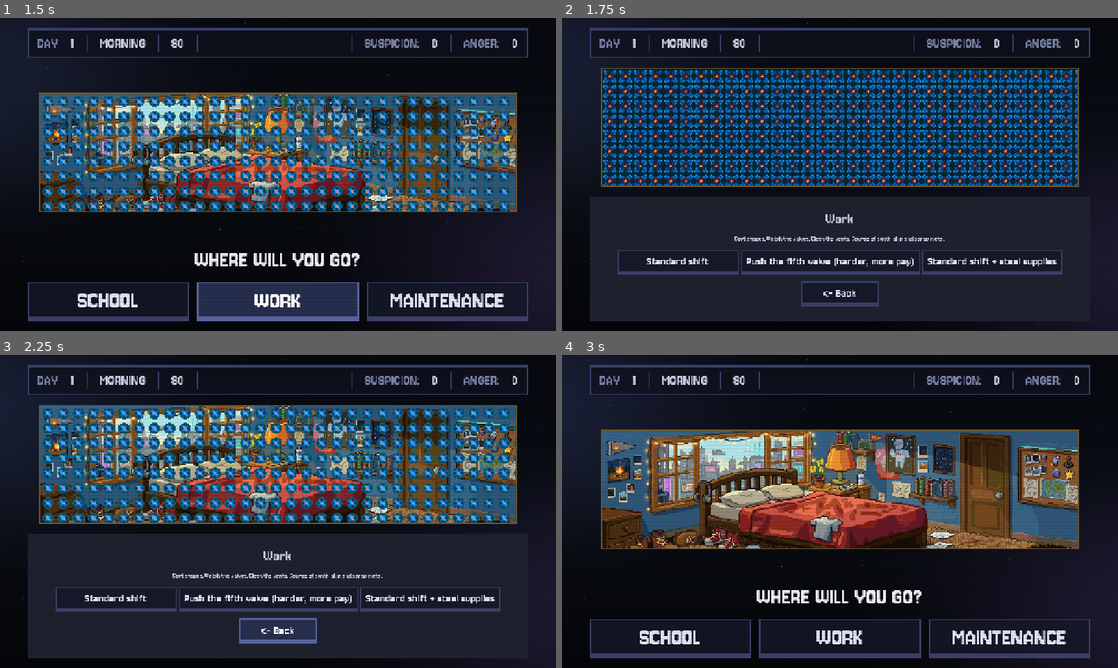
Above: before the commit, frames 1-4 (two rows, left to right).
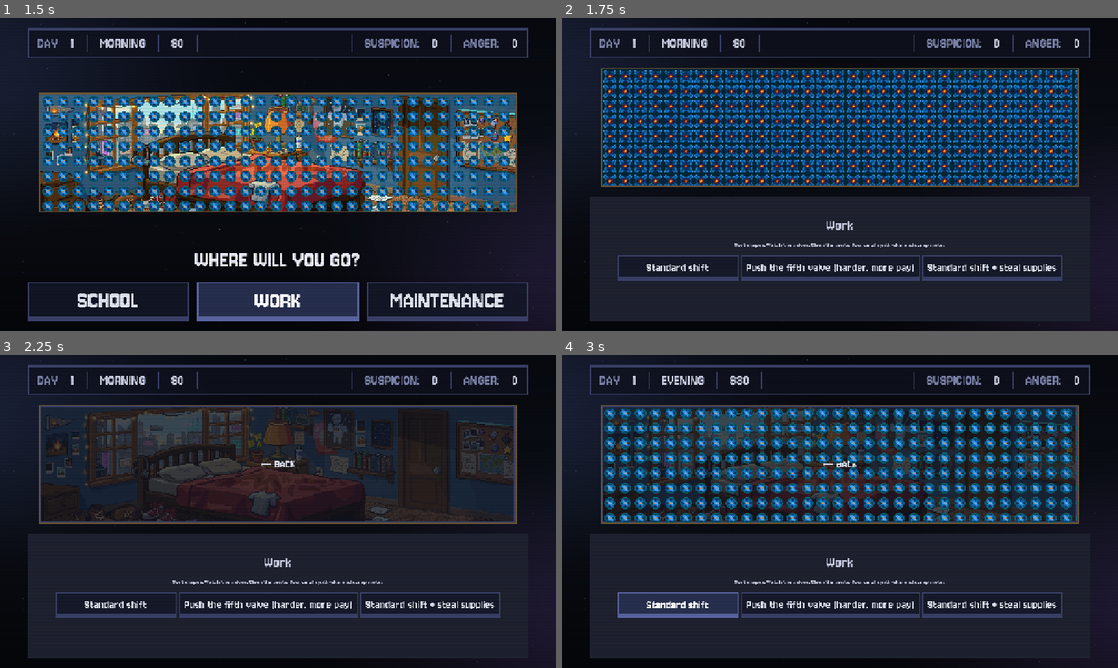
Above: after the commit, the same moments.

Repository: ExterrMatt/RobotStressTest
Game: Godot game, scene res://scenes/Main.tscn
Two runs of this game, one before a commit and one after it. Both use one fixed random seed, a clock stepped at 60 frames per second and the inputs below.
Inputs (mouse positions are in pixels of both pictures, inside the frame that each line leads up to):
- Up to frame 1 (1.5 s): click "SCHOOL" at 0.5 s; click "WORK" at 1.25 s
- Up to frame 2 (1.75 s): no input
- Up to frame 3 (2.25 s): click "<- Back" (after the commit: "← BACK") at 2 s
- Up to frame 4 (3 s): click (678, 605) at 2.75 s, where only the run after the commit has a clickable "Standard shift"

Frame 1 is identical in both runs. In frame 2, 4.8% of the frame differs, in the area x 10-90%, y 62-93%; in frame 3, 36%; in frame 4, 55%, in the area x 5-95%, y 5-97%.

Commit message:
school part 4

Diff:
--- a/scenes/Main.gd
+++ b/scenes/Main.gd
@@ -49,6 +49,10 @@
 @onready var teacher_tag: PanelContainer = %TeacherTag
 @onready var teacher_name_label: Label = %TeacherNameLabel
 @onready var teacher_subject_label: Label = %SubjectLabel
+## Bottom-right pill button inside the picture frame, mirroring the teacher
+## tag in the bottom-left. Locations call show_corner_button() to mount a
+## "Back"/"Continue"/etc. action here; Main hides it at transition midpoints.
+@onready var corner_button: Button = %CornerButton
 
 # Selection screen / location host
 @onready var selection_screen: VBoxContainer = %SelectionScreen
@@ -169,6 +173,7 @@
 
 	scene_image.texture = PHASE_BACKGROUNDS.get(GameState.phase, _default_scene_image)
 	hide_teacher_portrait()
+	hide_corner_button()
 
 
 func _build_location_button(loc: LocationData) -> Button:
@@ -314,3 +319,25 @@
 	teacher_portrait.visible = false
 	teacher_portrait.texture = null
 	teacher_tag.visible = false
+
+
+## Show a button in the bottom-right of the framed picture, mirroring the
+## teacher tag in the bottom-left. Use for back/continue/finish actions
+## that should live inside the frame instead of in the location's layout.
+##
+## Calling this with a different label/callback while the button is already
+## visible replaces the previous binding cleanly - no stale handlers.
+func show_corner_button(label: String, on_pressed: Callable) -> void:
+	# Drop any previous connection so we don't fire stale callbacks.
+	for conn in corner_button.pressed.get_connections():
+		corner_button.pressed.disconnect(conn["callable"])
+	corner_button.text = label
+	if on_pressed.is_valid():
+		corner_button.pressed.connect(on_pressed)
+	corner_button.visible = true
+
+
+func hide_corner_button() -> void:
+	for conn in corner_button.pressed.get_connections():
+		corner_button.pressed.disconnect(conn["callable"])
+	corner_button.visible = false
--- a/scenes/Main.tscn
+++ b/scenes/Main.tscn
@@ -6,6 +6,42 @@
 [ext_resource type="PackedScene" path="res://scenes/Transition.tscn" id="scene_transition"]
 [ext_resource type="Script" uid="uid://bij0sdu6ci27g" path="res://scenes/Main.gd" id="script_main"]
 
+[sub_resource type="StyleBoxFlat" id="sb_corner_normal"]
+content_margin_left = 12.0
+content_margin_top = 4.0
+content_margin_right = 12.0
+content_margin_bottom = 4.0
+bg_color = Color(0.059, 0.071, 0.118, 0.75)
+border_width_left = 3
+border_width_top = 3
+border_width_right = 3
+border_width_bottom = 3
+border_color = Color(0.227, 0.251, 0.408, 1)
+
+[sub_resource type="StyleBoxFlat" id="sb_corner_pressed"]
+content_margin_left = 12.0
+content_margin_top = 6.0
+content_margin_right = 12.0
+content_margin_bottom = 2.0
+bg_color = Color(0.118, 0.141, 0.235, 0.85)
+border_width_left = 3
+border_width_top = 3
+border_width_right = 3
+border_width_bottom = 3
+border_color = Color(0.353, 0.392, 0.627, 1)
+
+[sub_resource type="StyleBoxFlat" id="sb_corner_hover"]
+content_margin_left = 12.0
+content_margin_top = 4.0
+content_margin_right = 12.0
+content_margin_bottom = 4.0
+bg_color = Color(0.118, 0.141, 0.235, 0.85)
+border_width_left = 3
+border_width_top = 3
+border_width_right = 3
+border_width_bottom = 3
+border_color = Color(0.353, 0.392, 0.627, 1)
+
 [node name="Main" type="Control" unique_id=519059982]
 layout_mode = 3
 anchors_preset = 15
@@ -158,6 +194,7 @@
 texture_filter = 1
 custom_minimum_size = Vector2(900, 225)
 layout_mode = 2
+mouse_filter = 2
 texture = ExtResource("3_rarhs")
 expand_mode = 1
 
@@ -219,7 +256,7 @@
 theme_type_variation = &"HUDLabel"
 text = "SUBJECT"
 
-[node name="Transition" parent="UI/VBox/FrameWrap/FrameOuter/FrameInsetDark/FrameInsetMid/SceneImage" unique_id=1960514834 instance=ExtResource("scene_transition")]
+[node name="Transition" parent="UI/VBox/FrameWrap/FrameOuter/FrameInsetDark/FrameInsetMid/SceneImage" unique_id=1360254190 instance=ExtResource("scene_transition")]
 unique_name_in_owner = true
 z_index = 3
 layout_mode = 1
@@ -228,6 +265,23 @@
 anchor_bottom = 1.0
 grow_horizontal = 2
 grow_vertical = 2
+
+[node name="CornerButton" type="Button" parent="UI/VBox/FrameWrap/FrameOuter/FrameInsetDark/FrameInsetMid/SceneImage" unique_id=1931877156]
+unique_name_in_owner = true
+visible = false
+z_index = 2
+layout_mode = 0
+offset_right = 1094.0
+offset_bottom = 269.0
+grow_horizontal = 0
+grow_vertical = 0
+mouse_default_cursor_shape = 2
+theme_override_font_sizes/font_size = 28
+theme_override_styles/normal = SubResource("sb_corner_normal")
+theme_override_styles/pressed = SubResource("sb_corner_pressed")
+theme_override_styles/hover = SubResource("sb_corner_hover")
+theme_override_styles/focus = SubResource("sb_corner_hover")
+text = "BUTTON"
 
 [node name="RivetTL" type="ColorRect" parent="UI/VBox/FrameWrap/FrameOuter" unique_id=397116627]
 layout_mode = 2
--- a/scenes/locations/School.gd
+++ b/scenes/locations/School.gd
@@ -255,7 +255,6 @@
 @onready var dialogue_label: RichTextLabel = %DialogueLabel
 @onready var prompt_label: Label = %PromptLabel
 @onready var choice_grid: GridContainer = %ChoiceGrid
-@onready var continue_button: Button = %ContinueButton
 
 # --- Run state ---
 var _current_teacher: Dictionary = {}
@@ -270,7 +269,6 @@
 func _ready() -> void:
 	_pick_teacher_and_question()
 	_enter_lecture()
-	continue_button.pressed.connect(_on_continue_pressed)
 
 
 func _pick_teacher_and_question() -> void:
@@ -299,8 +297,7 @@
 	prompt_label.visible = false
 	_clear_choice_buttons()
 	choice_grid.visible = false
-	continue_button.text = "CONTINUE"
-	continue_button.visible = true
+	_show_corner("CONTINUE")
 
 
 # --- Question phase ---
@@ -312,7 +309,7 @@
 	prompt_label.text = _current_question["prompt"]
 	prompt_label.visible = true
 
-	continue_button.visible = false
+	_hide_corner()
 	_clear_choice_buttons()
 	choice_grid.visible = true
 
@@ -349,8 +346,7 @@
 	dialogue_label.append_text("\n\n%s" % feedback)
 
 	prompt_label.visible = false
-	continue_button.text = "CLASS ENDS  →"
-	continue_button.visible = true
+	_show_corner("CLASS ENDS  →")
 
 
 # --- Post-class phase ---
@@ -363,7 +359,7 @@
 	prompt_label.text = "WHAT DO YOU DO?"
 	prompt_label.visible = true
 
-	continue_button.visible = false
+	_hide_corner()
 	_clear_choice_buttons()
 	choice_grid.visible = true
 
@@ -394,8 +390,22 @@
 		SchoolPhase.QUESTION:
 			_enter_post_class()
 		SchoolPhase.POST_CLASS:
-			# Should never hit - continue button is hidden in this phase.
+			# Should never hit - corner button is hidden in this phase.
 			_finish_school()
+
+
+## Mount the bottom-right corner button on Main with `label`, bound to
+## _on_continue_pressed. Main owns the button node; we just request it.
+func _show_corner(label: String) -> void:
+	var main: Node = get_tree().current_scene
+	if main and main.has_method("show_corner_button"):
+		main.show_corner_button(label, _on_continue_pressed)
+
+
+func _hide_corner() -> void:
+	var main: Node = get_tree().current_scene
+	if main and main.has_method("hide_corner_button"):
+		main.hide_corner_button()
 
 
 func _finish_school() -> void:
--- a/scenes/locations/School.tscn
+++ b/scenes/locations/School.tscn
@@ -9,6 +9,7 @@
 anchor_bottom = 1.0
 grow_horizontal = 2
 grow_vertical = 2
+mouse_filter = 2
 script = ExtResource("1")
 
 [node name="MarginContainer" type="MarginContainer" parent="." unique_id=1225409525]
@@ -64,10 +65,3 @@
 theme_override_constants/h_separation = 18
 theme_override_constants/v_separation = 18
 columns = 3
-
-[node name="ContinueButton" type="Button" parent="MarginContainer/VBox" unique_id=195725941]
-unique_name_in_owner = true
-custom_minimum_size = Vector2(0, 64)
-layout_mode = 2
-theme_override_font_sizes/font_size = 32
-text = "CONTINUE"
--- a/scenes/locations/StubLocation.gd
+++ b/scenes/locations/StubLocation.gd
@@ -5,6 +5,10 @@
 ## representing possible outcomes ("good run", "bad run", "with stealing", etc).
 ## Each button's rewards are configured via @export below so we can tune
 ## per-location feel without changing code.
+##
+## The back action lives in Main's bottom-right corner button (inside the
+## picture frame), mounted on _ready and torn down when the location ends
+## or when the transition's midpoint clears it.
 ##
 ## Replace this entire script with a real minigame scene script when ready.
 
@@ -29,7 +33,6 @@
 @onready var blurb_label: Label = %BlurbLabel
 @onready var background_rect: TextureRect = %BackgroundRect
 @onready var button_container: HFlowContainer = %ButtonContainer
-@onready var back_button: Button = %BackButton
 
 
 func _ready() -> void:
@@ -50,7 +53,10 @@
 		btn.pressed.connect(_on_outcome_pressed.bind(outcome))
 		button_container.add_child(btn)
 
-	back_button.pressed.connect(_on_back_pressed)
+	# Mount the back button inside the picture frame (bottom-right corner).
+	var main: Node = get_tree().current_scene
+	if main and main.has_method("show_corner_button"):
+		main.show_corner_button("← BACK", _on_back_pressed)
 
 
 func _on_outcome_pressed(outcome: Dictionary) -> void:
@@ -65,4 +71,5 @@
 
 func _on_back_pressed() -> void:
 	# Free action - return to selection without advancing the phase.
+	# (Main hides the corner button at the transition midpoint.)
 	finish(0, 0, 0, {}, true)
--- a/scenes/locations/StubLocation.tscn
+++ b/scenes/locations/StubLocation.tscn
@@ -1,18 +1,6 @@
 [gd_scene format=3 uid="uid://cyie4hrdescw1"]
 
 [ext_resource type="Script" uid="uid://13rdjjwlfkua" path="res://scenes/locations/StubLocation.gd" id="1"]
-
-[sub_resource type="StyleBoxFlat" id="StyleBoxFlat_ly3c6"]
-content_margin_left = 12.0
-content_margin_top = 12.0
-content_margin_right = 12.0
-content_margin_bottom = 14.0
-bg_color = Color(0.078, 0.094, 0.157, 0.85)
-border_width_left = 3
-border_width_top = 3
-border_width_right = 3
-border_width_bottom = 9
-border_color = Color(0.227, 0.251, 0.408, 1)
 
 [node name="StubLocation" type="Control" unique_id=1071900094]
 layout_mode = 3
@@ -21,6 +9,7 @@
 anchor_bottom = 1.0
 grow_horizontal = 2
 grow_vertical = 2
+mouse_filter = 2
 script = ExtResource("1")
 
 [node name="BackgroundRect" type="TextureRect" parent="." unique_id=2043447773]
@@ -82,11 +71,3 @@
 theme_override_constants/h_separation = 6
 theme_override_constants/v_separation = 12
 alignment = 1
-
-[node name="BackButton" type="Button" parent="MarginContainer/VBox" unique_id=1512735414]
-unique_name_in_owner = true
-custom_minimum_size = Vector2(180, 36)
-layout_mode = 2
-size_flags_horizontal = 4
-theme_override_styles/normal = SubResource("StyleBoxFlat_ly3c6")
-text = "<- Back"
